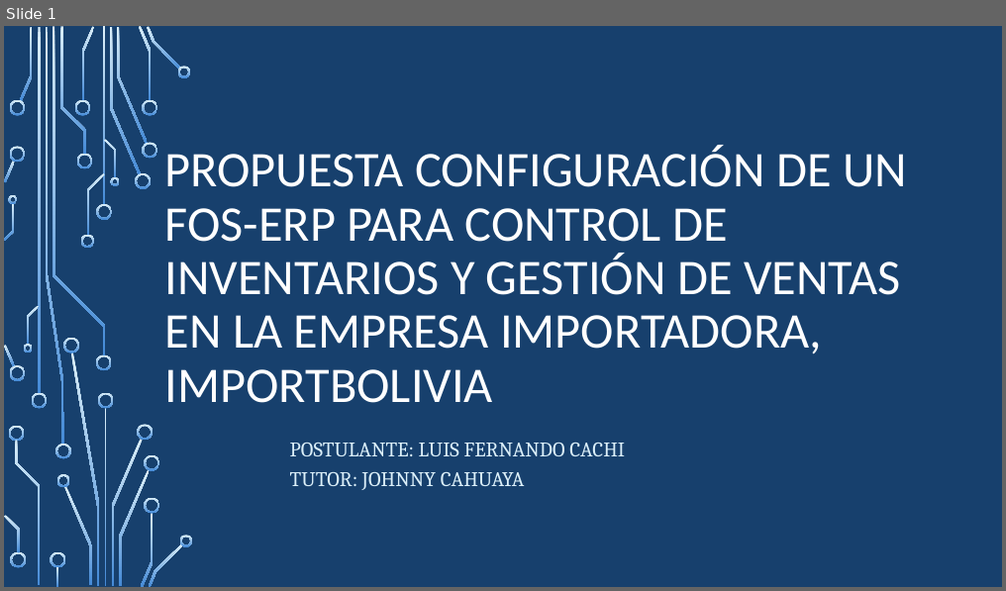
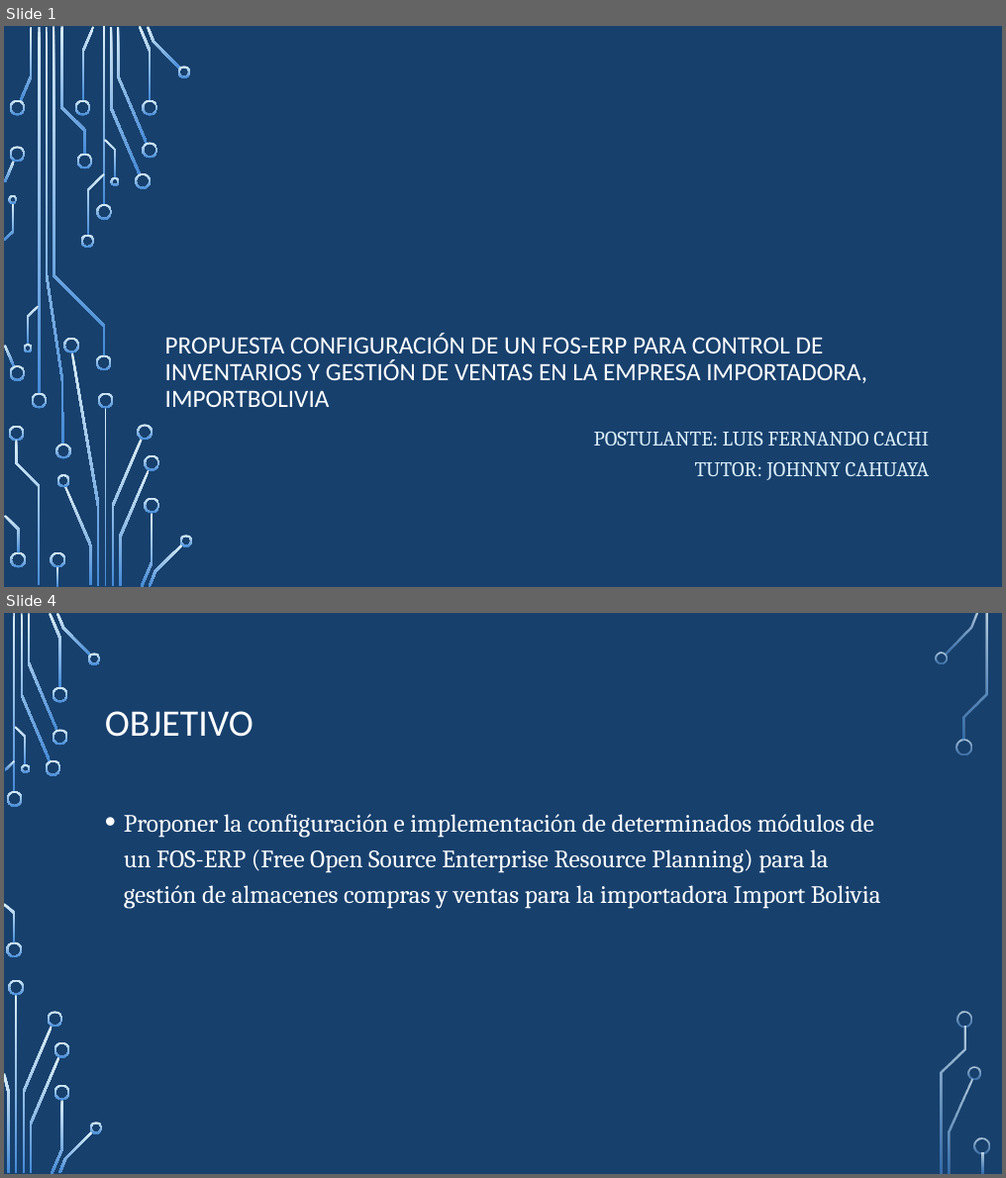
Before and after one commit to lufercc/ProyectoWord, a slide deck: monografia.pptx. Shown one above the other, each under a label of ours: slide 1 before the commit, slides 1 and 4 after it; the slides between them are not shown. The pictures are 1006x591 and 1006x1178 pixels, drawn with LibreOffice and Linux fonts; fonts in the diff are those of the drawing; background and template pictures are left out. Boxes give left, top, right and bottom in pixels: in the first picture for what was removed or moved away, otherwise in the second. Text is boxed around its words. In the diff, an @@ line names an element or a change of style, - is before the commit and + after.

```diff
--- a/monografia.pptx
+++ b/monografia.pptx
@@ slide 4 added at bbox=[4, 613, 1002, 1174], background picture (left out) @@
@@ title added at bbox=[105, 711, 253, 737], 36 pt, text #FFFFFF @@
+OBJETIVO
@@ text added at bbox=[124, 814, 881, 909], 24 pt, text #FFFFFF @@
+• Proponer la configuración e implementación de determinados módulos de un FOS-ERP (Free Open Source Enterprise Resource Planning) para la gestión de almacenes compras y ventas para la importadora Import Bolivia
@@ group added at bbox=[4, 613, 990, 1174]: 33 freeform shapes, 3 rectangles @@
@@ slide 1 changed as well @@
@@ title "PROPUESTA CONFIGURACIÓN DE UN FOS-ERP ...": place and size @@
-title "PROPUESTA CONFIGURACIÓN DE UN FOS-ERP ..." at bbox=[165, 146, 907, 403]
+title "PROPUESTA CONFIGURACIÓN DE UN FOS-ERP ..." at bbox=[165, 333, 867, 407]
@@ title "PROPUESTA CONFIGURACIÓN DE UN FOS-ERP ..." at bbox=[165, 333, 867, 407]: size 48 to 24 pt @@
@@ subtitle "POSTULANTE: LUIS FERNANDO CACHI TUTOR: ...": place and size @@
-subtitle "POSTULANTE: LUIS FERNANDO CACHI TUTOR: ..." at bbox=[290, 443, 625, 490]
+subtitle "POSTULANTE: LUIS FERNANDO CACHI TUTOR: ..." at bbox=[594, 432, 930, 480]
@@ subtitle "POSTULANTE: LUIS FERNANDO CACHI TUTOR: ..." at bbox=[594, 432, 930, 480]: alignment left to right @@
```
Also in this commit, not shown: 14 other slides added.
